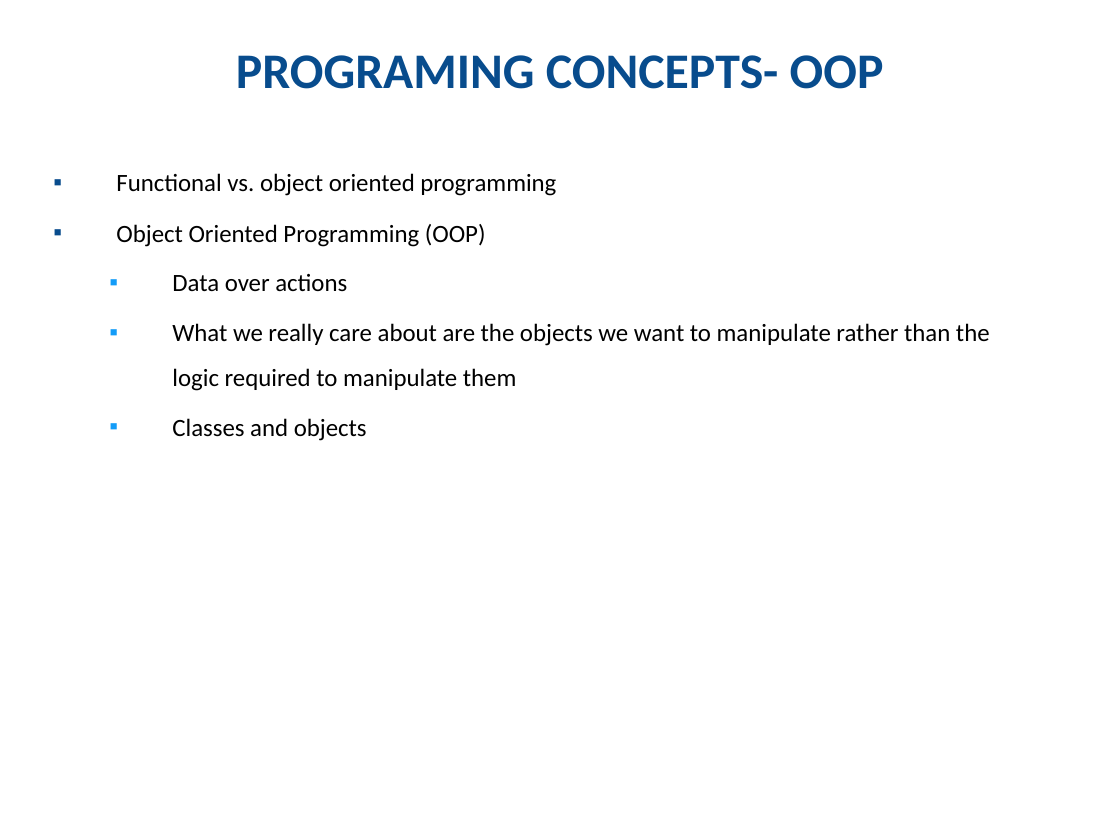
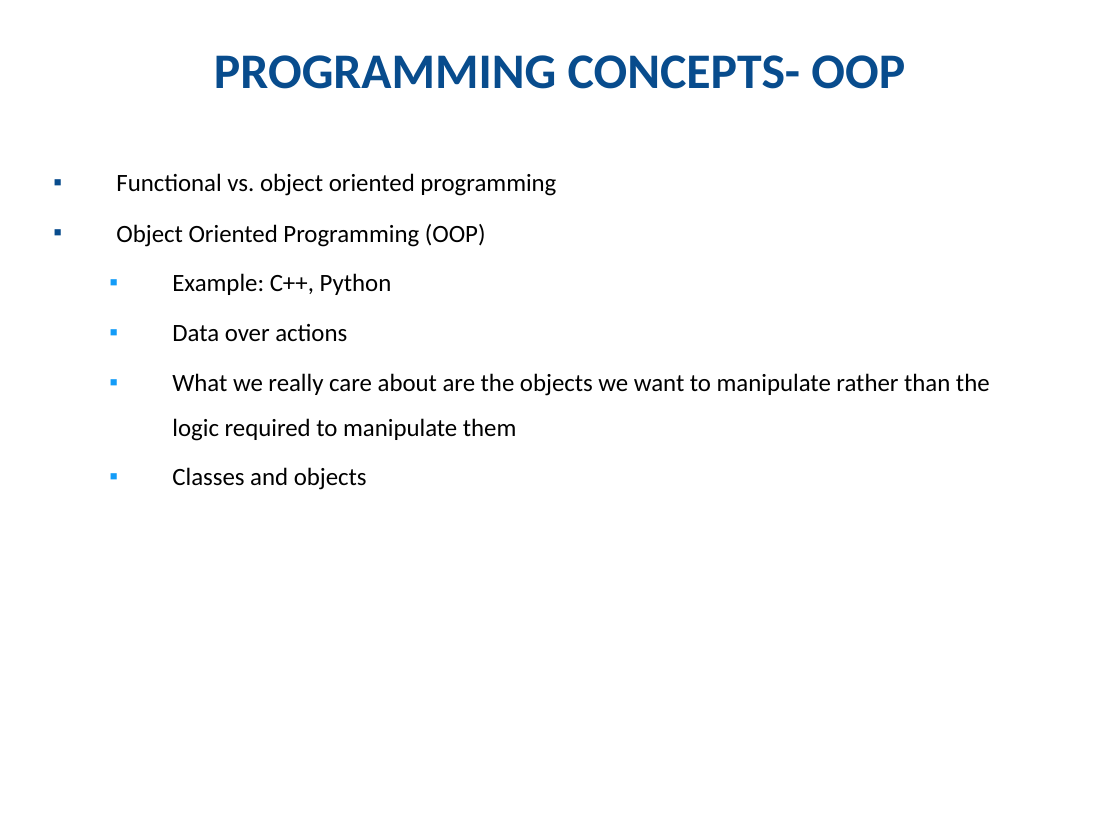
Before and after one commit to km-Poonacha/python4phd, a slide deck: slide 7 of Session 1/Python - Session 1 May 2019.pptx. Drawn at 1120x840 pixels with LibreOffice and Linux fonts; fonts in the diff are those of the drawing; background and template pictures are left out. Boxes give left, top, right and bottom in pixels: in the first picture for what was removed or moved away, otherwise in the second. Text is boxed around its words. In the diff, an @@ line names an element or a change of style, - is before the commit and + after.

```diff
--- a/Session 1/Python - Session 1 May 2019.pptx
+++ b/Session 1/Python - Session 1 May 2019.pptx
@@ text at box(214, 55, 905, 89): text changed @@
-PROGRAMING CONCEPTS- OOP
+PROGRAMMING CONCEPTS- OOP
@@ text at box(172, 273, 392, 295): paragraph added @@
+  ▪ Example: C++, Python
```
Also in this commit, not shown: 1 other slide changed.
